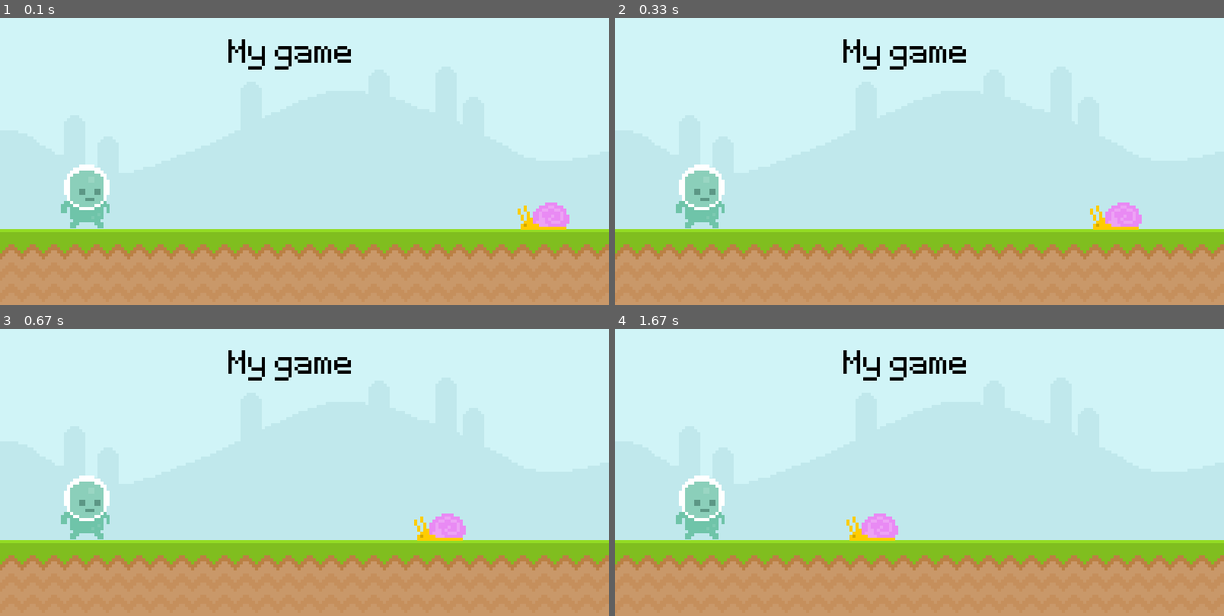
Above: before the commit, frames 1-4 (two rows, left to right).
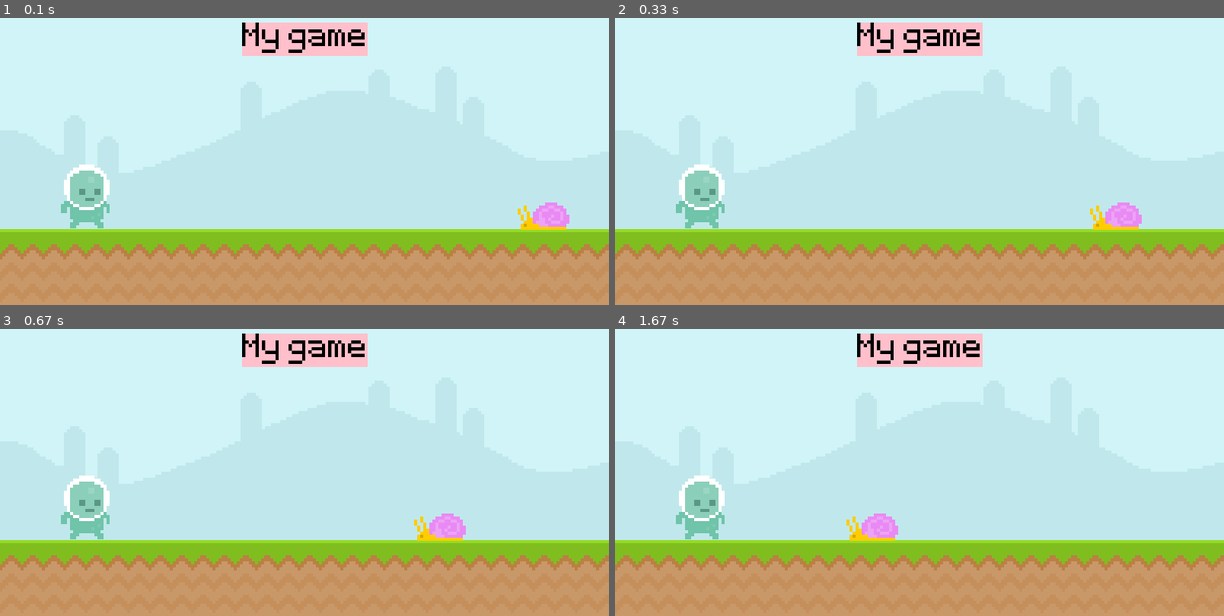
Above: after the commit, the same moments.

Repository: PaoloGuglie/Clear_Code_Tutorials
Game: pygame game, started from introduction to Pygame/1/main.py
The game is run twice, just before and just after one commit, with the same random seed, the same clock (stepped at 60 frames per second) and the same inputs.
Inputs (mouse positions are in pixels of both pictures, inside the frame that each line leads up to):
- Up to frame 1 (0.1 s): no input
- Up to frame 2 (0.33 s): no input
- Up to frame 3 (0.67 s): click (85, 506) at 0.38 s
- Up to frame 4 (1.67 s): no input

The runs differ from the first frame. In frame 1, 2.7% of the frame differs, in the area x 37-61%, y 1-18%; in frame 2, 2.7%; in frame 3, 2.7%; in frame 4, 2.7%.

Commit message:
Version #5

Diff:
--- a/introduction to Pygame/1/main.py
+++ b/introduction to Pygame/1/main.py
@@ -10,33 +10,43 @@
 clock = pygame.time.Clock()
 text_font = pygame.font.Font('../font/Pixeltype.ttf', 70)
 
-# Create surfaces
+# Create environment surfaces
 sky_surface = pygame.image.load("../graphics/Sky.png").convert()
 ground_surface = pygame.image.load("../graphics/ground.png").convert()
-text_surface = text_font.render('My game', True, 'Black')
 
+# Create score surface and rectangle
+score_surface = text_font.render('My game', True, 'Black')
+score_rect = score_surface.get_rect(center=(400, 50))
+
+# Create snail surface and rectangle
 snail_surface = pygame.image.load('../graphics/snail/snail1.png').convert_alpha()
 snail_rectangle = snail_surface.get_rect(topleft=SNAIL_POSITION)
 
+# Create player surface and rectangle
 player_surface = pygame.image.load('../graphics/Player/player_walk_1.png').convert_alpha()
 player_rectangle = player_surface.get_rect(topleft=(80, 215))
 
 # Main loop
 while True:
 
-    # Check for quit input
+    # Check for inputs
     for event in pygame.event.get():
         if event.type == pygame.QUIT:
             quit_game()
+        if event.type == pygame.MOUSEBUTTONDOWN:
+            print(event.pos)
 
     # Position the surfaces on the display surface
     screen.blit(sky_surface, (0, 0))
     screen.blit(ground_surface, (0, 300))
-    screen.blit(text_surface, (300, 50))
+
+    pygame.draw.rect(screen, 'Pink', score_rect)
+    screen.blit(score_surface, score_rect)
+
     screen.blit(player_surface, player_rectangle)
     screen.blit(snail_surface, snail_rectangle)
 
-    # Move snail
+    # Move the snail
     snail_rectangle.x -= SNAIL_SPEED
     # Check for out of bounds
     if snail_rectangle.right <= 0:
@@ -44,7 +54,13 @@
 
     # Check for collision
     if player_rectangle.colliderect(snail_rectangle):
+        print("Snail collision! Game aborted")
         quit_game()
+
+    # Check for mouse collision with the player
+    mouse_position = pygame.mouse.get_pos()
+    if player_rectangle.collidepoint(mouse_position):
+        print("Mouse collision!")
 
     # Update everything
     pygame.display.update()
